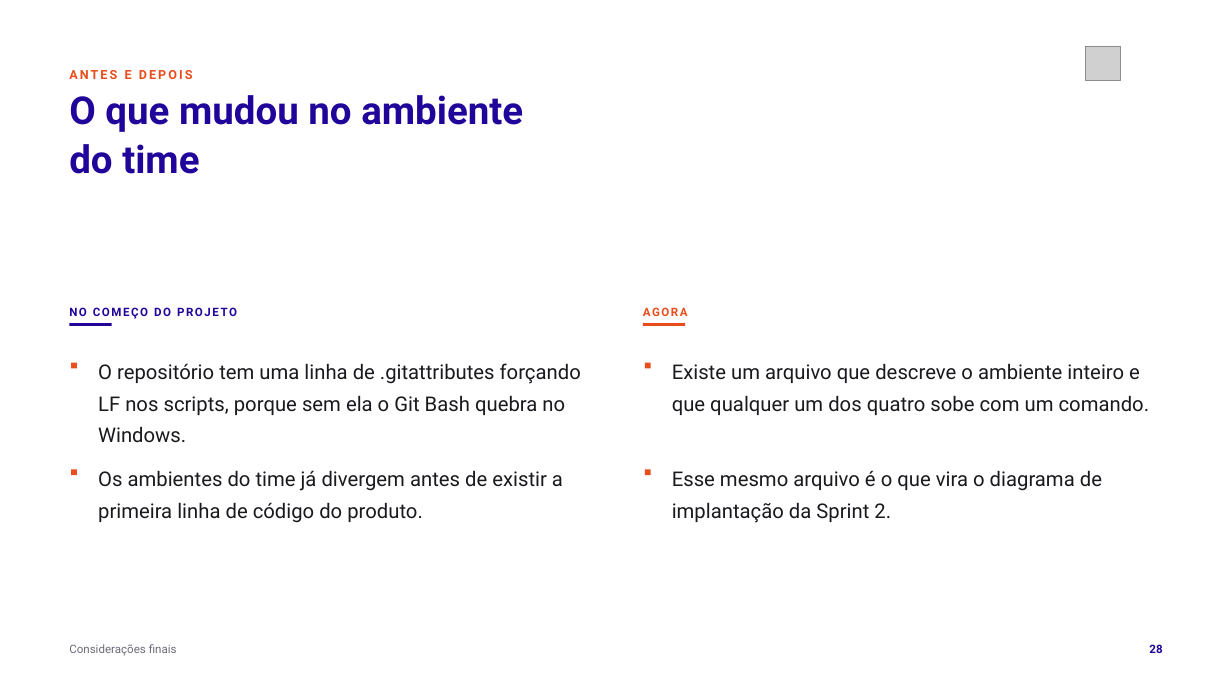
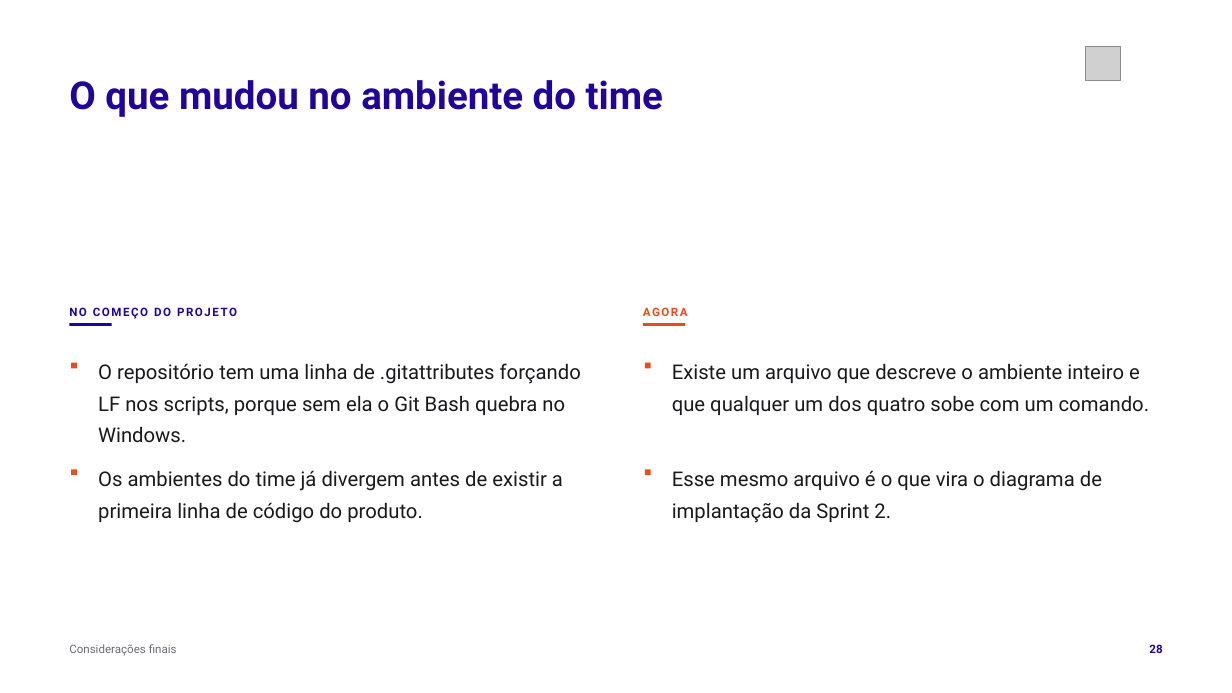
Before and after one commit to tcpassos/invite-app, a slide deck: slide 28 of trabalhos/T1-Docker-Invite-People.pptx. Drawn at 1232x693 pixels with LibreOffice and Linux fonts; fonts in the diff are those of the drawing; grey boxes stand for pictures. Boxes give left, top, right and bottom in pixels: in the first picture for what was removed or moved away, otherwise in the second. Text is boxed around its words. In the diff, an @@ line names an element or a change of style, - is before the commit and + after.

```diff
--- a/trabalhos/T1-Docker-Invite-People.pptx
+++ b/trabalhos/T1-Docker-Invite-People.pptx
@@ text at box(69, 80, 663, 117): text changed @@
-O que mudou no ambiente
-do time
+O que mudou no ambiente do time
@@ text removed at box(69, 70, 193, 79) @@
-ANTES E DEPOIS
```
Also in this commit, not shown: 25 other slides changed, 31 other files.
